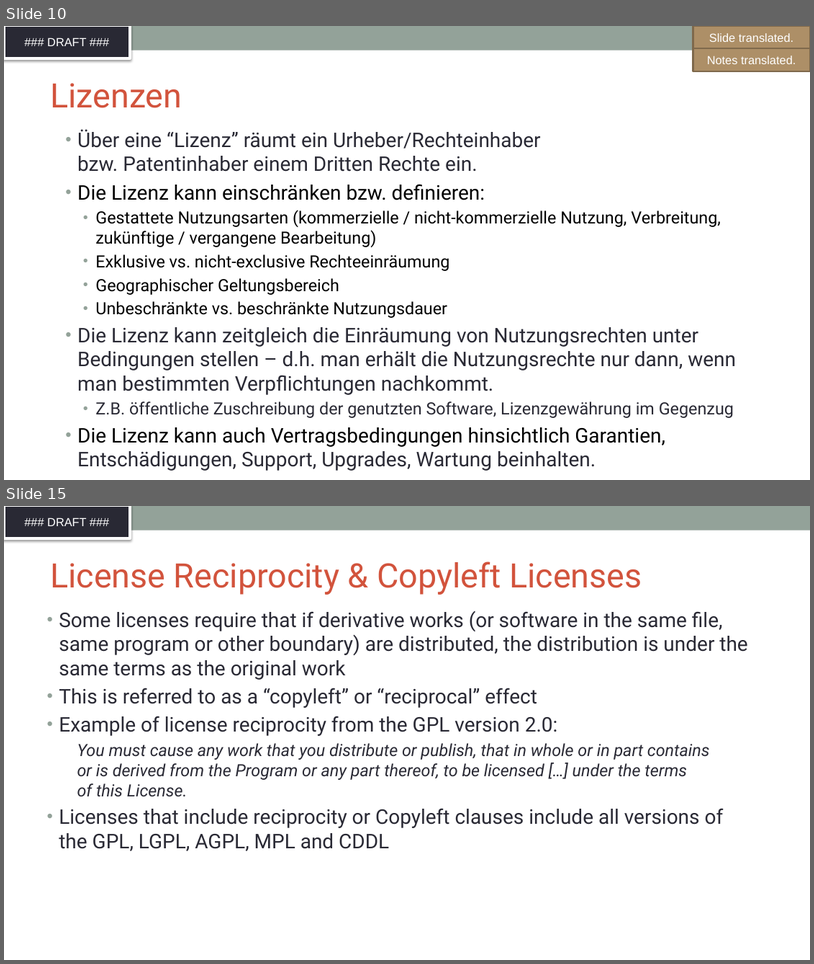
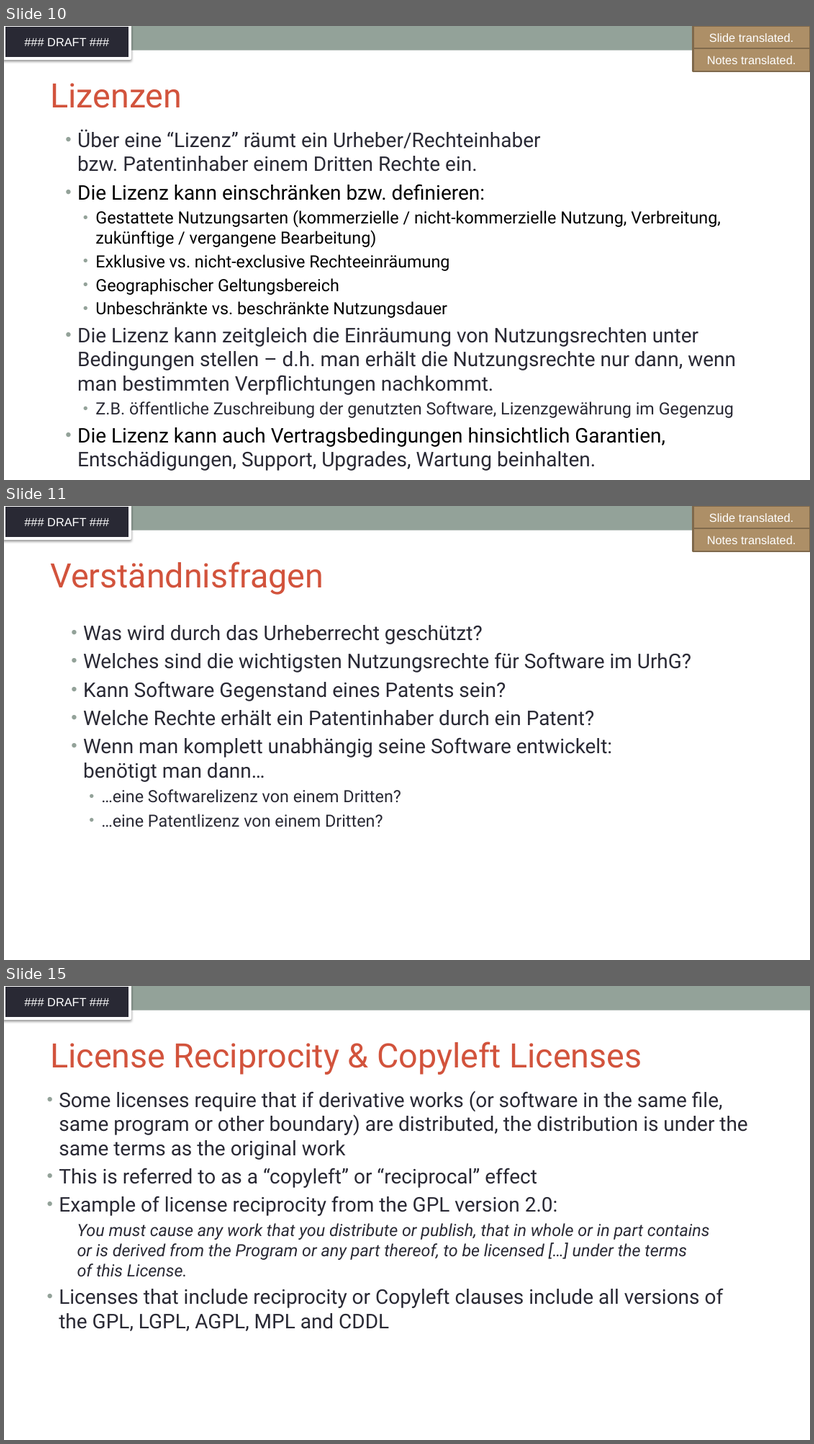
Before and after one commit to SThanheiser/curriculum, a slide deck: translation-DE/slides/DFT_openchain-curriculum-for-1-1_GER.pptx. Shown one above the other, each under a label of ours: slides 10 and 15 before the commit, slides 10, 11 and 15 after it; the slides between them are not shown. The pictures are 814x964 and 814x1444 pixels, drawn with LibreOffice and Linux fonts; fonts in the diff are those of the drawing; background and template pictures are left out. Boxes give left, top, right and bottom in pixels: in the first picture for what was removed or moved away, otherwise in the second. Text is boxed around its words. In the diff, an @@ line names an element or a change of style, - is before the commit and + after.

Commit message:
added translation for slides 11-14

```diff
--- a/translation-DE/slides/DFT_openchain-curriculum-for-1-1_GER.pptx
+++ b/translation-DE/slides/DFT_openchain-curriculum-for-1-1_GER.pptx
@@ slide 11 added at box(4, 506, 810, 960), background #FFFFFF; not listed: 2 template elements that a slide beside it also shows @@
@@ rectangle added at box(694, 506, 810, 529), fill #AD8F67, outline #806A4C 2 pt, 14 pt, text #FFFFFF @@
+Slide translated.
@@ rectangle added at box(694, 528, 810, 551), fill #AD8F67, outline #806A4C 2 pt, 14 pt, text #FFFFFF @@
+Notes translated.
@@ title added at box(50, 561, 324, 595), 40 pt, text #D2533C @@
+Verständnisfragen
@@ text added at box(83, 625, 692, 827), 24 pt, text #292934 @@
+• Was wird durch das Urheberrecht geschützt?
+• Welches sind die wichtigsten Nutzungsrechte für Software im UrhG?
+• Kann Software Gegenstand eines Patents sein?
+• Welche Rechte erhält ein Patentinhaber durch ein Patent?
+• Wenn man komplett unabhängig seine Software entwickelt:
+  benötigt man dann…
+  • …eine Softwarelizenz von einem Dritten?
+  • …eine Patentlizenz von einem Dritten?
```
Also in this commit, not shown: 1 slide changed, 3 other slides added, 4 slides removed.
